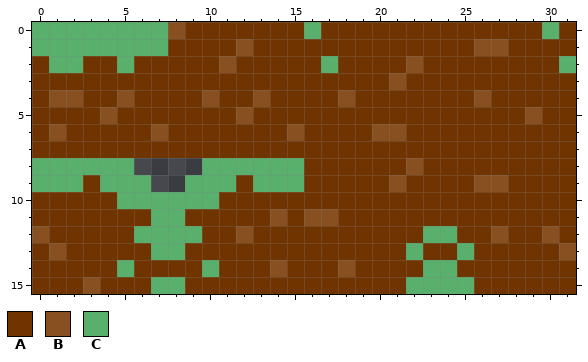
One commit to this pixel-art sprite: assets/visual/tiles/environment.png. This is how it looked before the edit.
The file is 32x16 pixels.
Palette (. is transparent): A #703400  B #885020  C #58b06c
After the commit:
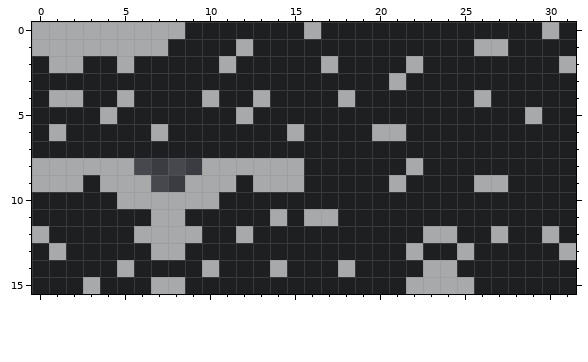
Edits made:
colour A: #703400 -> #1e1f21
colour C: #58b06c -> #a8a9aa
y 0: x 8 B -> C
y 1: x 12 B -> C; x 26..27 BB -> CC
y 2: x 11 B -> C; x 22 B -> C
y 3: x 21 B -> C
y 4: x 1..2 BB -> CC; x 5 B -> C; x 10 B -> C; x 13 B -> C; x 18 B -> C; x 26 B -> C
y 5: x 4 B -> C; x 12 B -> C; x 29 B -> C
y 6: x 1 B -> C; x 7 B -> C; x 15 B -> C; x 20..21 BB -> CC
y 8: x 22 B -> C
y 9: x 21 B -> C; x 26..27 BB -> CC
y 11: x 14 B -> C; x 16..17 BB -> CC
y 12: x 0 B -> C; x 12 B -> C; x 27 B -> C; x 30 B -> C
y 13: x 1 B -> C; x 31 B -> C
y 14: x 14 B -> C; x 18 B -> C
y 15: x 3 B -> C
